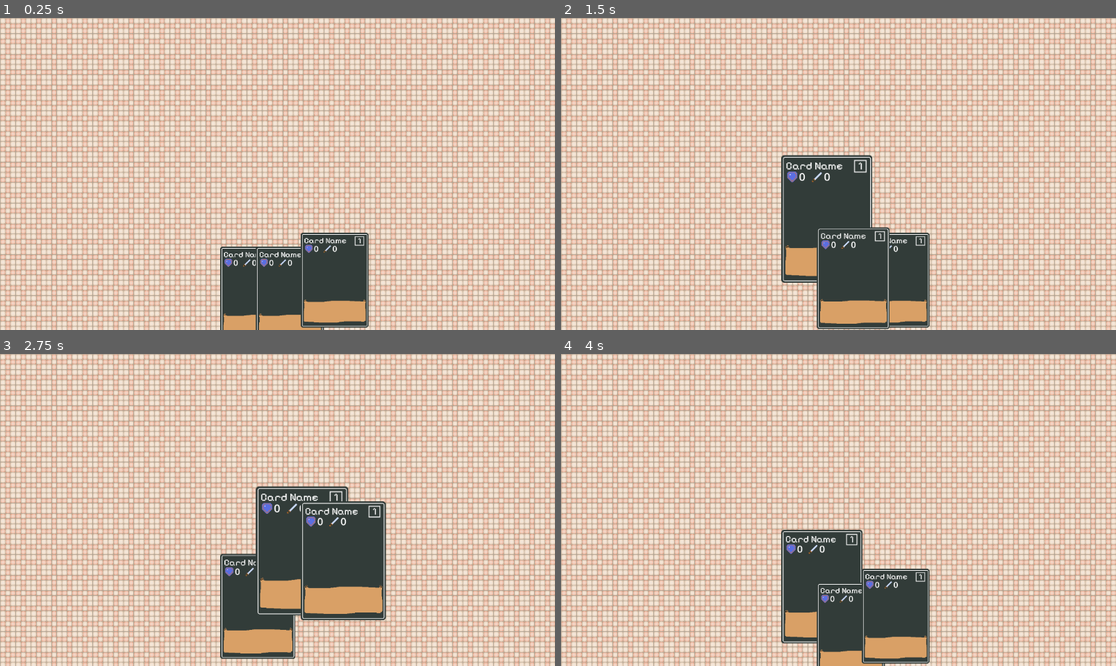
Above: before the commit, frames 1-4 (two rows, left to right).
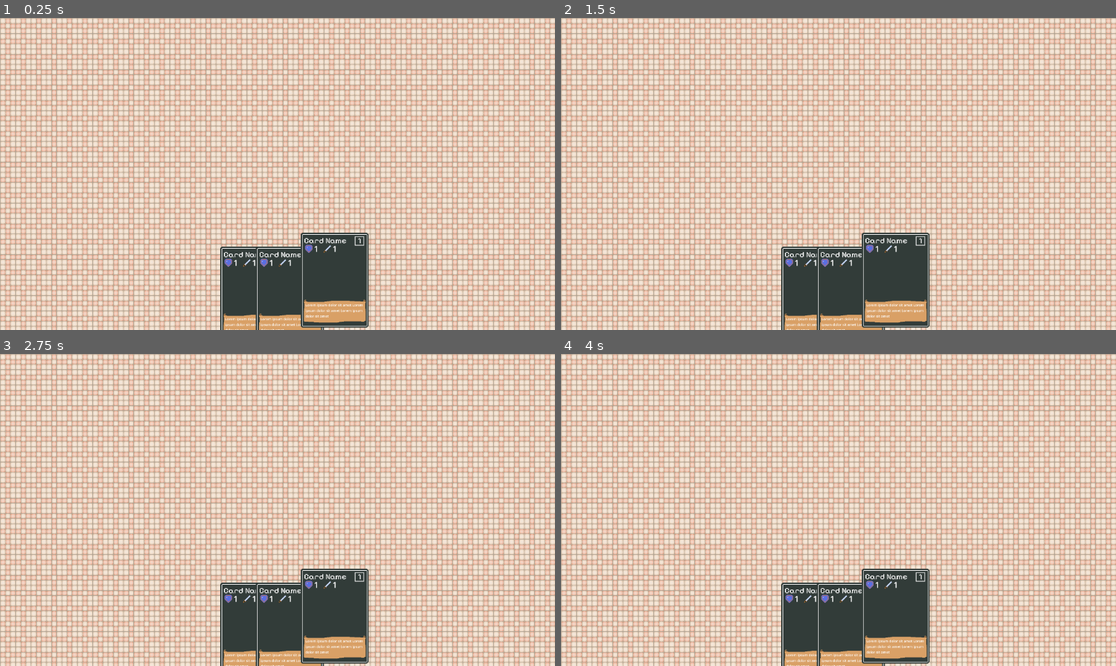
Above: after the commit, the same moments.

Repository: Degenerate-Games/Infestation
Game: Godot game, scene res://scenes/levels/5starkitchen.tscn
The game is run twice, just before and just after one commit, with the same random seed, the same clock (stepped at 60 frames per second) and the same inputs.
Inputs (mouse positions are in pixels of both pictures, inside the frame that each line leads up to):
- Up to frame 1 (0.25 s): no input
- Up to frame 2 (1.5 s): tap Enter at 0.5 s; move the mouse to (816, 295) at 0.52 s; move the mouse to (849, 295) at 1.27 s
- Up to frame 3 (2.75 s): move the mouse to (333, 616) at 2.02 s
- Up to frame 4 (4 s): move the mouse to (810, 572) at 2.77 s; move the mouse to (1005, 556) at 3.52 s

The runs differ from the first frame. In frame 1, 0.4% of the frame differs, in the area x 40-66%, y 73-100%; in frame 2, 7.5%; in frame 3, 13%, in the area x 39-70%, y 42-100%; in frame 4, 3.8%.

Commit message:
Change card root to Control

Diff:
--- a/scenes/card.tscn
+++ b/scenes/card.tscn
@@ -12,10 +12,9 @@
 atlas = ExtResource("3_wgwrp")
 region = Rect2(0, 0, 16, 16)
 
-[sub_resource type="RectangleShape2D" id="RectangleShape2D_t8txg"]
-size = Vector2(256.364, 358.182)
-
-[node name="Card" type="Area2D"]
+[node name="Card" type="Control"]
+layout_mode = 3
+anchors_preset = 0
 scale = Vector2(0.55, 0.55)
 script = ExtResource("1_tj1kb")
 
@@ -106,11 +105,6 @@
 text = "Lorem ipsum dolor sit amet Lorem ipsum dolor sit amet Lorem ipsum dolor sit amet "
 autowrap_mode = 2
 
-[node name="CardCollider" type="CollisionShape2D" parent="."]
-visible = false
-position = Vector2(128.182, 179.091)
-shape = SubResource("RectangleShape2D_t8txg")
-
 [node name="AnimationTimer" type="Timer" parent="."]
 one_shot = true
 
Not shown: 1 places in scenes/card.tscn that only renumber resources
